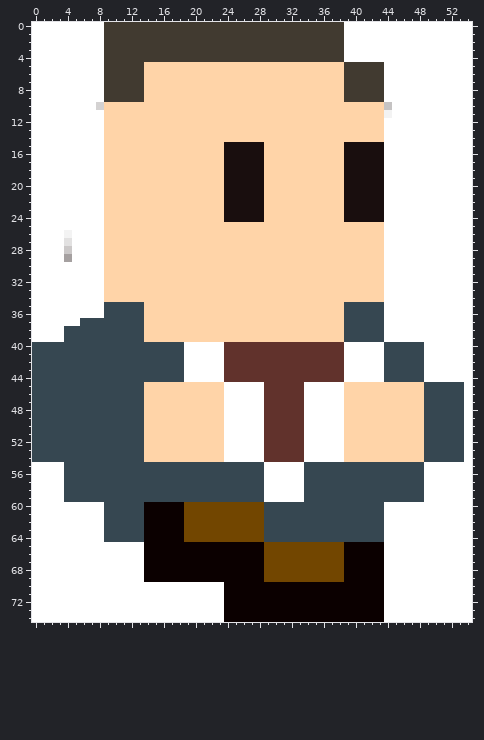
Sprite sheet, stored at Images/ronaldus_run_3.png. Above, as it was before the edit.
The file is 55x75 pixels. Colours within 5 levels of each other are drawn and written as one.
The result:
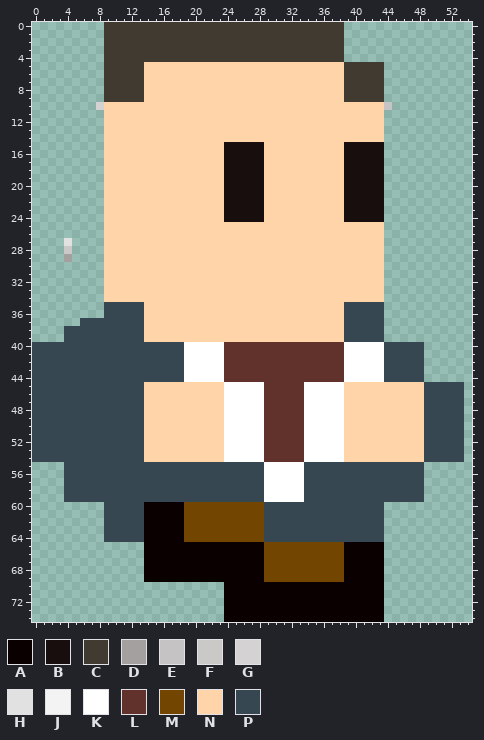
Palette (. is transparent): A #0b0000  B #190e0e  C #413a30  D #a5a0a0  E #c5c3c3  F #cbc8c8  G #d4d2d2  H #e2e1e1  J #f3f3f3  K #ffffff  L #61322c  M #724600  N #ffd4a8  P #364751
Change:
The edit erases colour J in row 11 at x 44; in row 26 at x 4.
The edit erases colour K in rows 0 to 4 at x 0 to 8 and 39 to 54; in rows 5 to 9 at x 0 to 8 and 44 to 54; in row 10 at x 0 to 7 and 45 to 54; in row 11 at x 0 to 8 and 45 to 54; in rows 12 to 25 at x 0 to 8 and 44 to 54; in rows 26 to 29 at x 0 to 3, 5 to 8 and 44 to 54.
The edit erases colour K in rows 30 to 36 at x 0 to 8 and 44 to 54; in row 37 at x 0 to 5 and 44 to 54; in rows 38 to 39 at x 0 to 3 and 44 to 54; in rows 40 to 44 at x 49 to 54; in rows 45 to 54 at x 54; in rows 55 to 59 at x 0 to 3 and 49 to 54.
The edit erases colour K in rows 60 to 64 at x 0 to 8 and 44 to 54; in rows 65 to 69 at x 0 to 13 and 44 to 54; in rows 70 to 74 at x 0 to 23 and 44 to 54.
Boxes around the changes in both pictures, in picture pixels (x1, y1, x2, y2):
erased: (32, 22, 104, 342)
erased: (344, 22, 472, 622)
erased: (32, 462, 224, 622)
